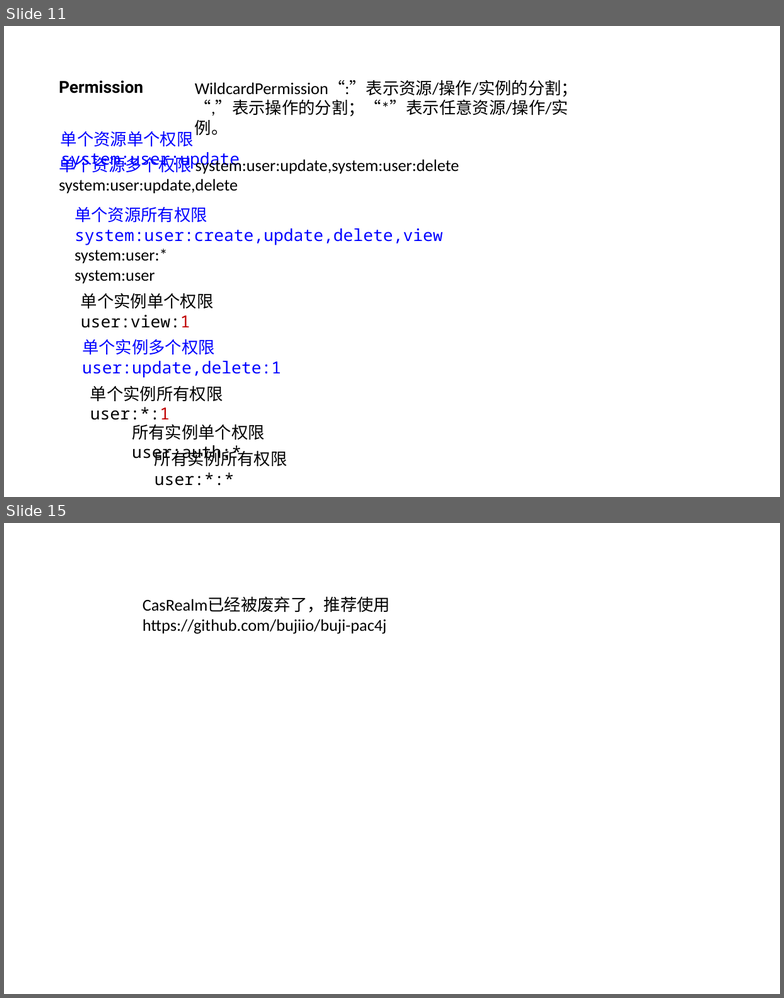
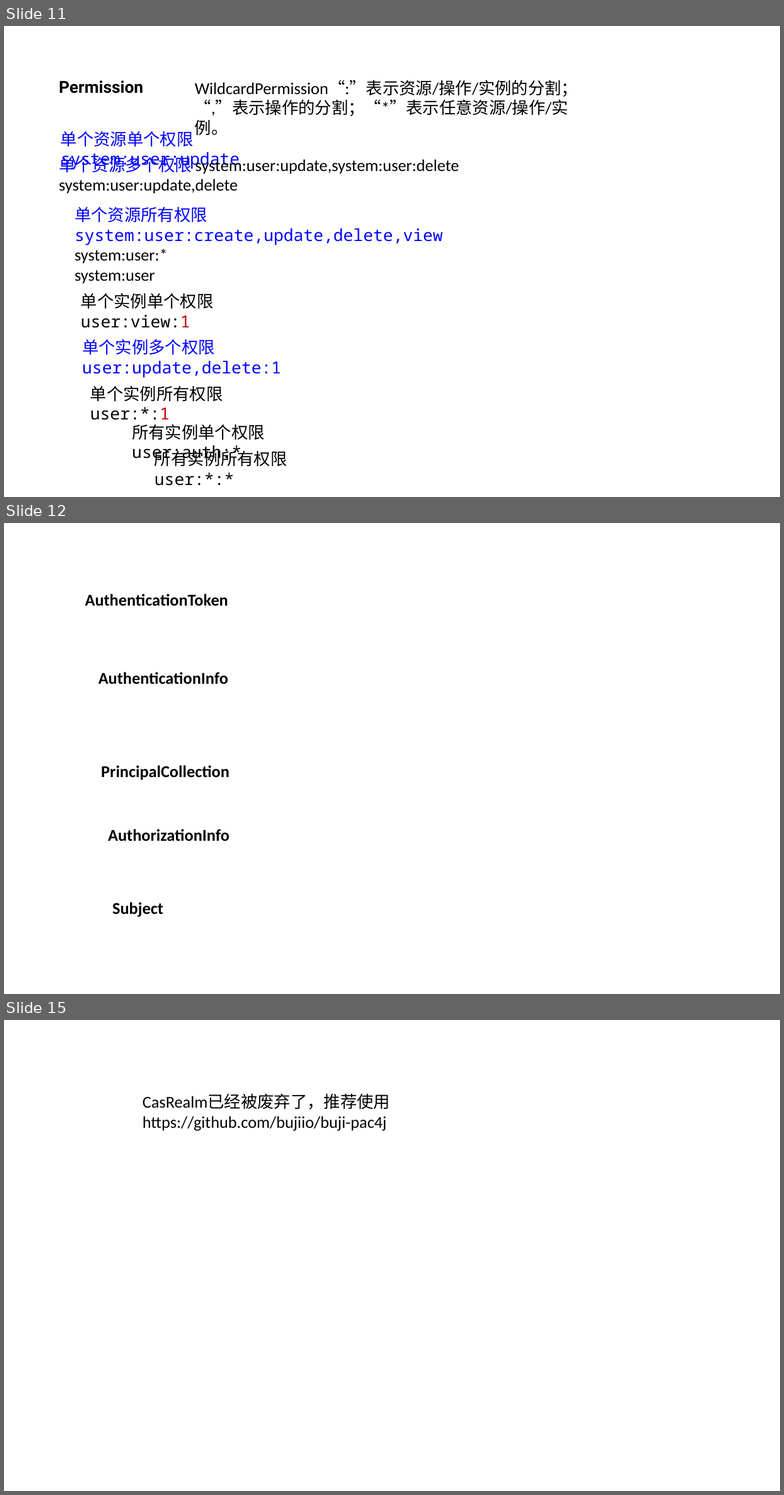
Before and after one commit to yanghaikun/shiro-in-action, a slide deck: shiro原理解析.pptx. Shown one above the other, each under a label of ours: slides 11 and 15 before the commit, slides 11, 12 and 15 after it; the slides between them are not shown. The pictures are 784x998 and 784x1495 pixels, drawn with LibreOffice and Linux fonts; fonts in the diff are those of the drawing; background and template pictures are left out. Boxes give left, top, right and bottom in pixels: in the first picture for what was removed or moved away, otherwise in the second. Text is boxed around its words. In the diff, an @@ line names an element or a change of style, - is before the commit and + after.

Commit message:
modify

```diff
--- a/shiro原理解析.pptx
+++ b/shiro原理解析.pptx
@@ slide 12 added at bbox=[4, 523, 780, 994], background picture (left out) @@
@@ text added at bbox=[85, 594, 228, 606], 18 pt, text #000000, bold @@
+AuthenticationToken
@@ text added at bbox=[98, 672, 228, 684], 18 pt, text #000000, bold @@
+AuthenticationInfo
@@ text added at bbox=[101, 765, 230, 779], 18 pt, text #000000, bold @@
+PrincipalCollection
@@ text added at bbox=[108, 829, 230, 841], 18 pt, text #000000, bold @@
+AuthorizationInfo
@@ text added at bbox=[112, 902, 163, 917], 18 pt, text #000000, bold @@
+Subject
```
Also in this commit, not shown: 2 other slides added, 3 slides removed.
